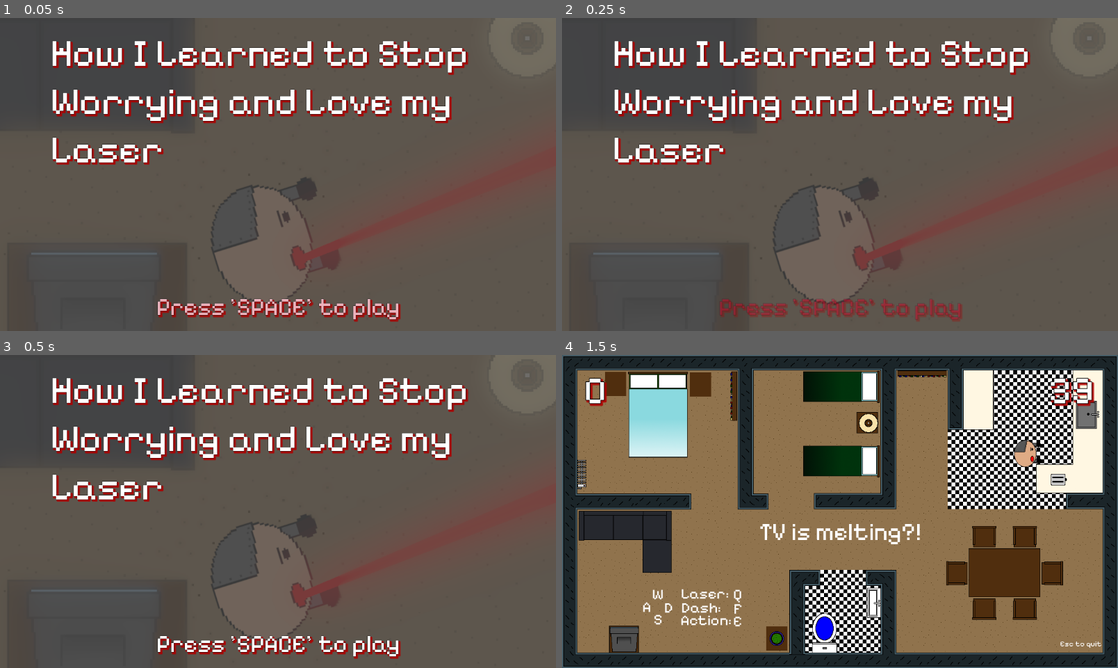
Above: before the commit, frames 1-4 (two rows, left to right).
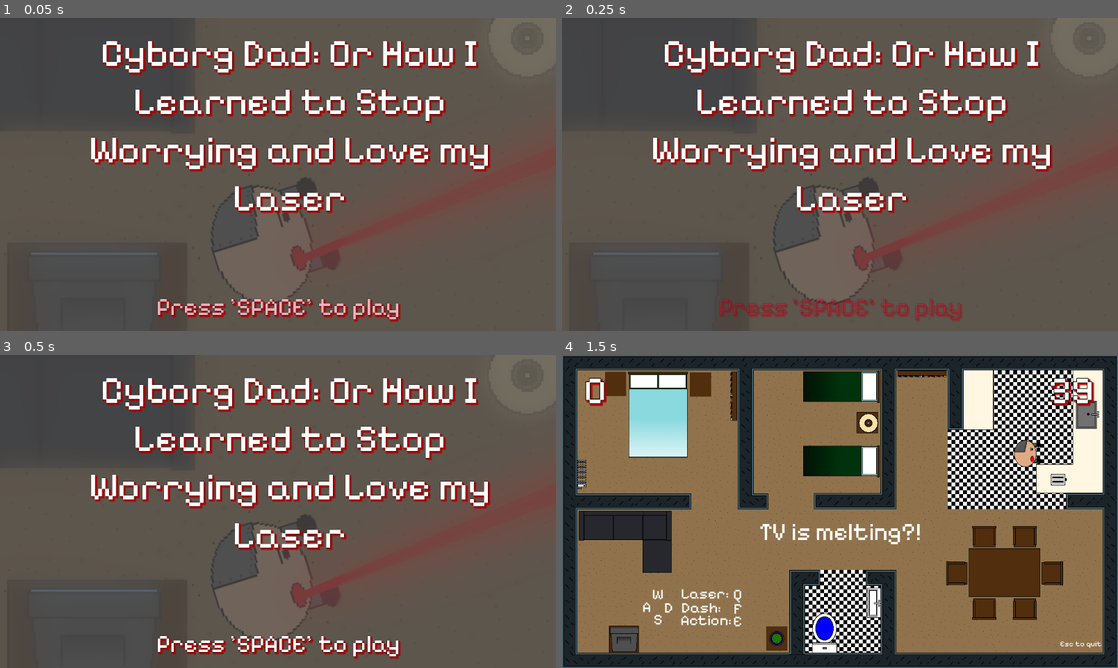
Above: after the commit, the same moments.

Repository: discoaaron/gamejam
Game: Godot game, scene res://scenes/menu/menu.tscn
Two runs of this game, one before a commit and one after it. Both use one fixed random seed, a clock stepped at 60 frames per second and the inputs below. This scene is started directly instead of the project's main scene.
Inputs:
- Up to frame 1 (0.05 s): no input
- Up to frame 2 (0.25 s): no input
- Up to frame 3 (0.5 s): no input
- Up to frame 4 (1.5 s): tap Space (space) at 0.5, 1.25 s; tap A (a) at 0.6 s; tap D (d) at 0.8, 1.35 s

The runs differ from the first frame. In frame 1, 12% of the frame differs, in the area x 9-89%, y 7-63%; in frame 2, 12%; in frame 3, 12%; in frame 4, nothing differs.

Commit message:
Name Update again...centred too

Diff:
--- a/game/scenes/menu/menu.tscn
+++ b/game/scenes/menu/menu.tscn
@@ -104,6 +104,7 @@
 offset_bottom = 348.0
 size_flags_horizontal = 4
 size_flags_vertical = 0
-text = "How I Learned to Stop Worrying and Love my Laser"
+text = "Cyborg Dad: Or How I Learned to Stop Worrying and Love my Laser"
 label_settings = ExtResource("3_a0h3k")
+horizontal_alignment = 1
 autowrap_mode = 3
